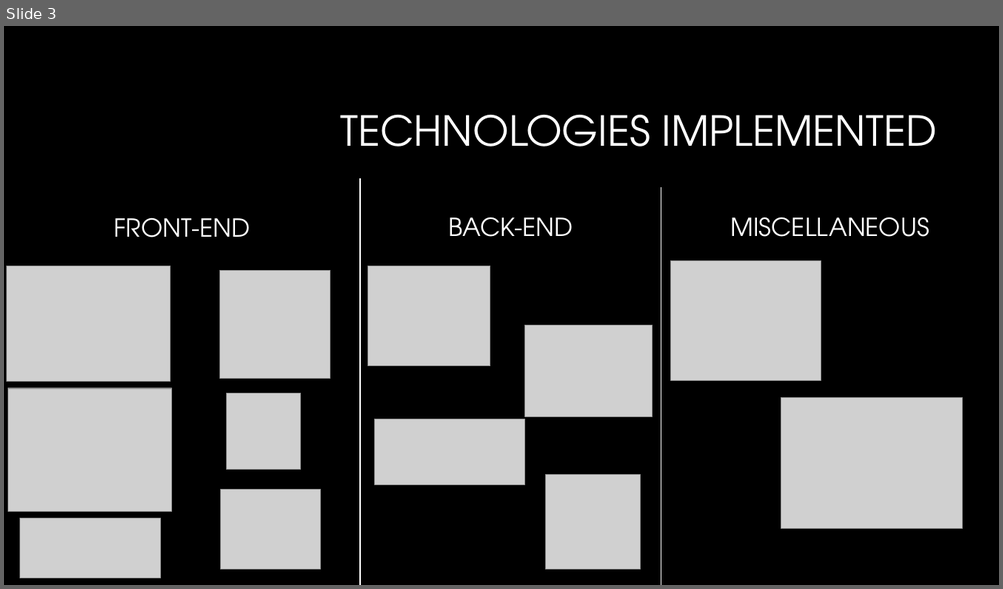
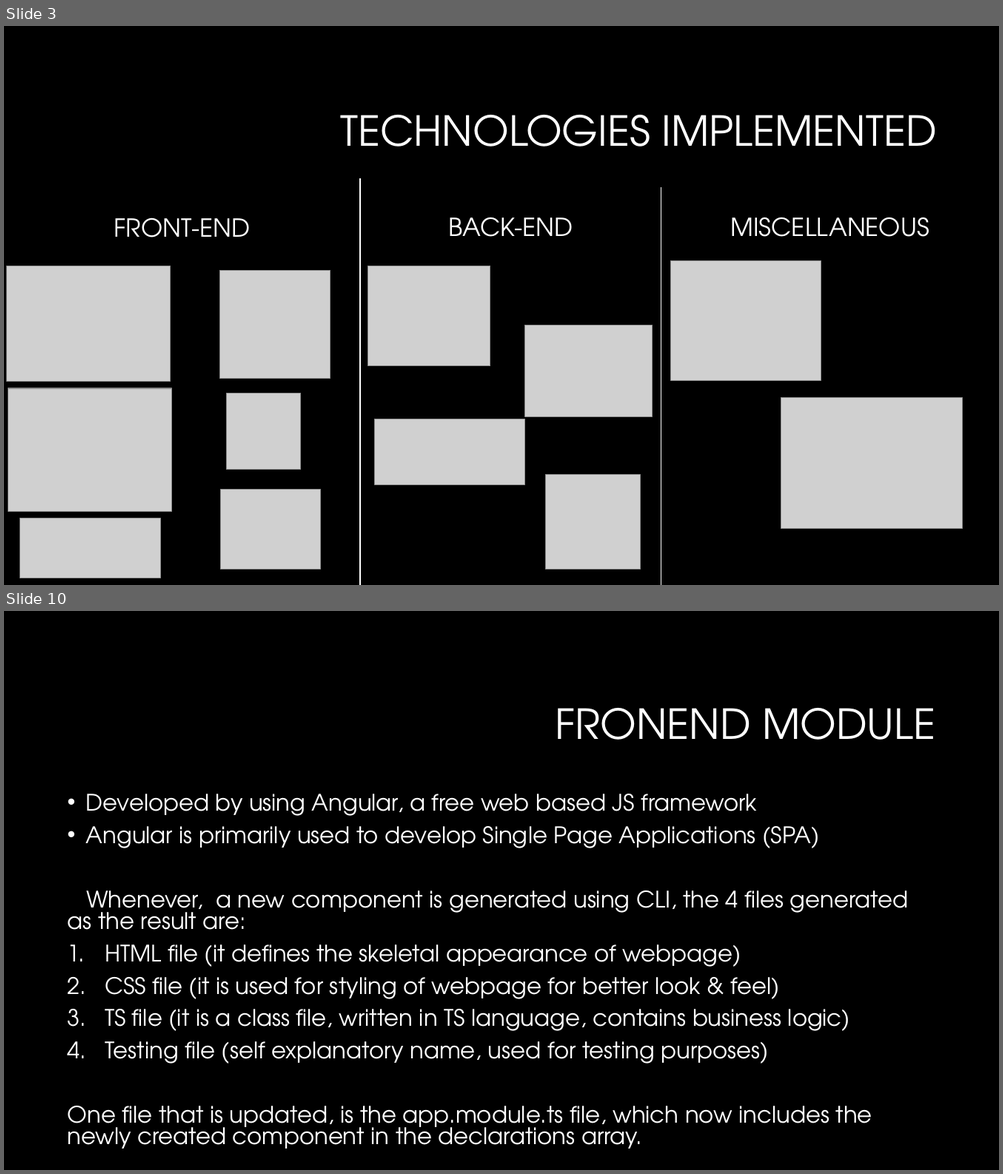
Before and after one commit to ashimaakash03/ride-booking-application, a slide deck: RideBookingApplication.pptx. Shown one above the other, each under a label of ours: slide 3 before the commit, slides 3 and 10 after it; the slides between them are not shown. The pictures are 1003x589 and 1003x1174 pixels, drawn with LibreOffice and Linux fonts; fonts in the diff are those of the drawing; grey boxes stand for pictures; background and template pictures are left out. Boxes give left, top, right and bottom in pixels: in the first picture for what was removed or moved away, otherwise in the second. Text is boxed around its words. In the diff, an @@ line names an element or a change of style, - is before the commit and + after.

```diff
--- a/RideBookingApplication.pptx
+++ b/RideBookingApplication.pptx
@@ slide 10 added at bbox=[4, 611, 999, 1170], background #000000 @@
@@ title added at bbox=[555, 708, 935, 740], 40 pt, text #FFFFFF @@
+FRONEND MODULE
@@ text added at bbox=[68, 794, 908, 1149], 22 pt, text #FFFFFF @@
+• Developed by using Angular, a free web based JS framework
+• Angular is primarily used to develop Single Page Applications (SPA)
+Whenever, a new component is generated using CLI, the 4 files generated as the result are:
+1. HTML file (it defines the skeletal appearance of webpage)
+2. CSS file (it is used for styling of webpage for better look & feel)
+3. TS file (it is a class file, written in TS language, contains business logic)
+4. Testing file (self explanatory name, used for testing purposes)
+One file that is updated, is the app.module.ts file, which now includes the newly created component in the declarations array.
```
Also in this commit, not shown: 1 slide changed, 9 other slides added, 1 slide removed.
